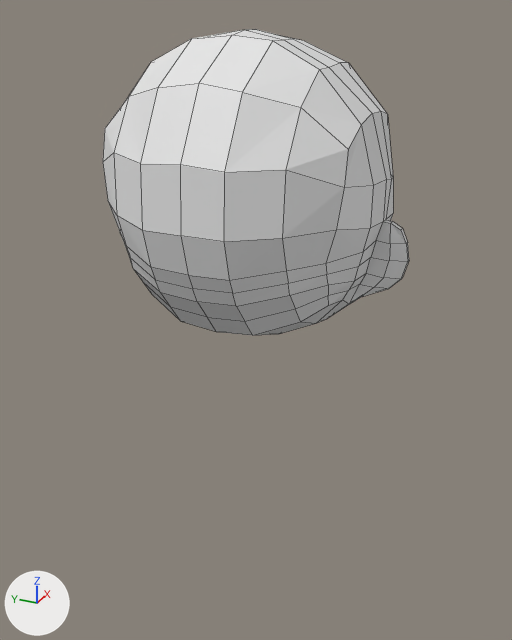
A saved change to the Blender file Blender - modelando com a técnica Poly by Poly/model.blend.
Before and after are seen from a 50 mm lens placed at (-4.41, -2.25, 1.95), pointed at (-1.41, -0.91, 0.45). Every picture has the same lights, and +X, +Y and +Z are marked at lower left. Mesh edges are drawn as thin lines.

Names of what the first picture shows: 'Head'.
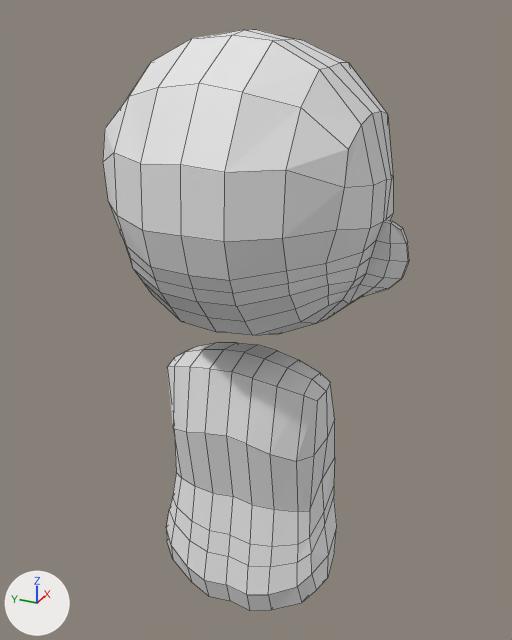
Location of each change, [x1, y1, x2, y2] in pixels of the pictures (512 x 640 px):
'Body', added
    after: [166, 343, 337, 611]

Edits to the bpy script that builds the scene:
```text
Add me_plane_001:
    me_plane_001.from_pydata(...)  # 85 vertices, 76 faces; spans x -4.72..5.27, y 0.0..3.15, z -6.27..-1.35
Add ob_body:
    ob_body = bpy.data.objects.new('Body', me_plane_001)
    ob_body.location = (-0.887, -0.915, -0.373)
    ob_body.rotation_euler = (0.0, 1.571, 0.0)  # degrees (0, 90, 0)
    ob_body.scale = (0.151, 0.151, 0.151)
    _m = ob_body.modifiers.new('Mirror', 'MIRROR')
    _m.use_axis = (False, True, False)
    _m.use_clip = True
    _m.mirror_object = ob_mirror
```
